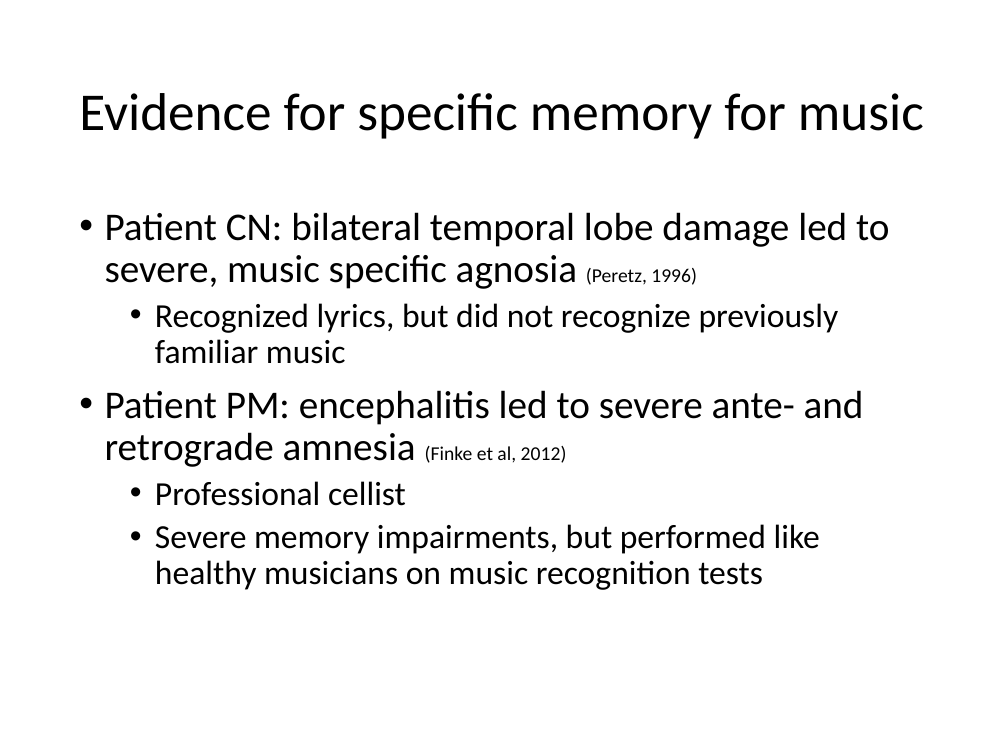
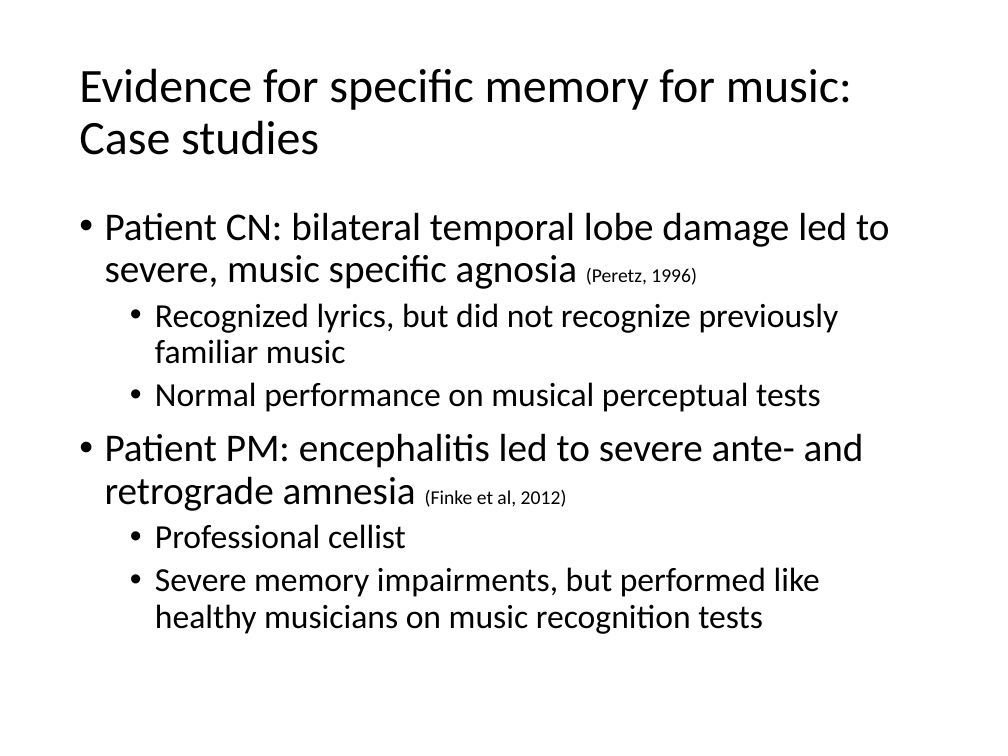
Before and after one commit to asternin/PhDProject, a slide deck: slide 2 of Meetings/2017.05.10-Grahn+KohlerPresentation.pptx. Drawn at 1008x756 pixels with LibreOffice and Linux fonts; fonts in the diff are those of the drawing. Boxes give left, top, right and bottom in pixels: in the first picture for what was removed or moved away, otherwise in the second. Text is boxed around its words. In the diff, an @@ line names an element or a change of style, - is before the commit and + after.

```diff
--- a/Meetings/2017.05.10-Grahn+KohlerPresentation.pptx
+++ b/Meetings/2017.05.10-Grahn+KohlerPresentation.pptx
@@ title at [79,68,852,155]: text changed; size 38 to 34.2 pt @@
-Evidence for specific memory for music
+Evidence for specific memory for music:
+Case studies
@@ text at [155,382,821,412]: paragraph added @@
+  • Normal performance on musical perceptual tests
```
Also in this commit, not shown: 7 other slides changed, 1 slide added.
